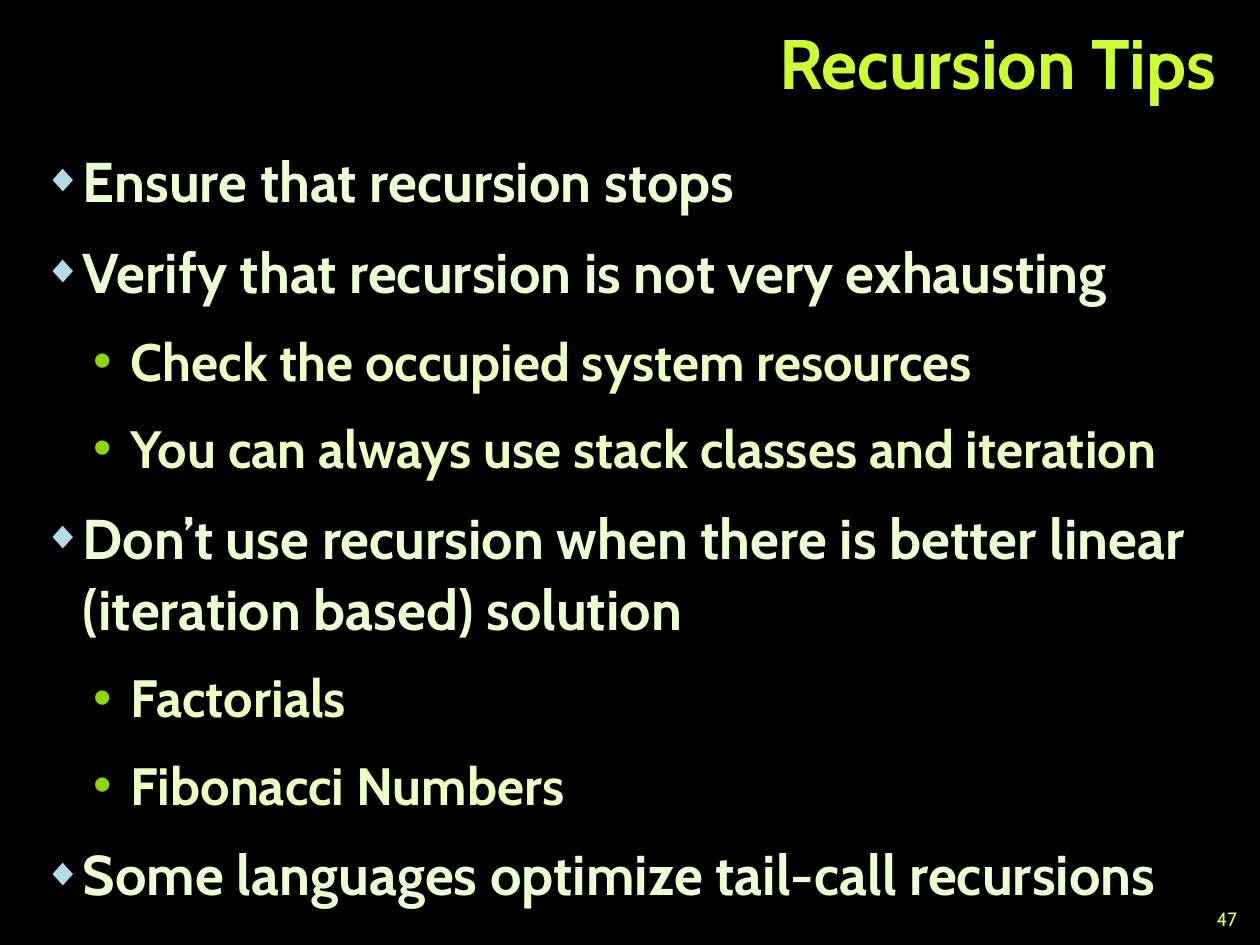
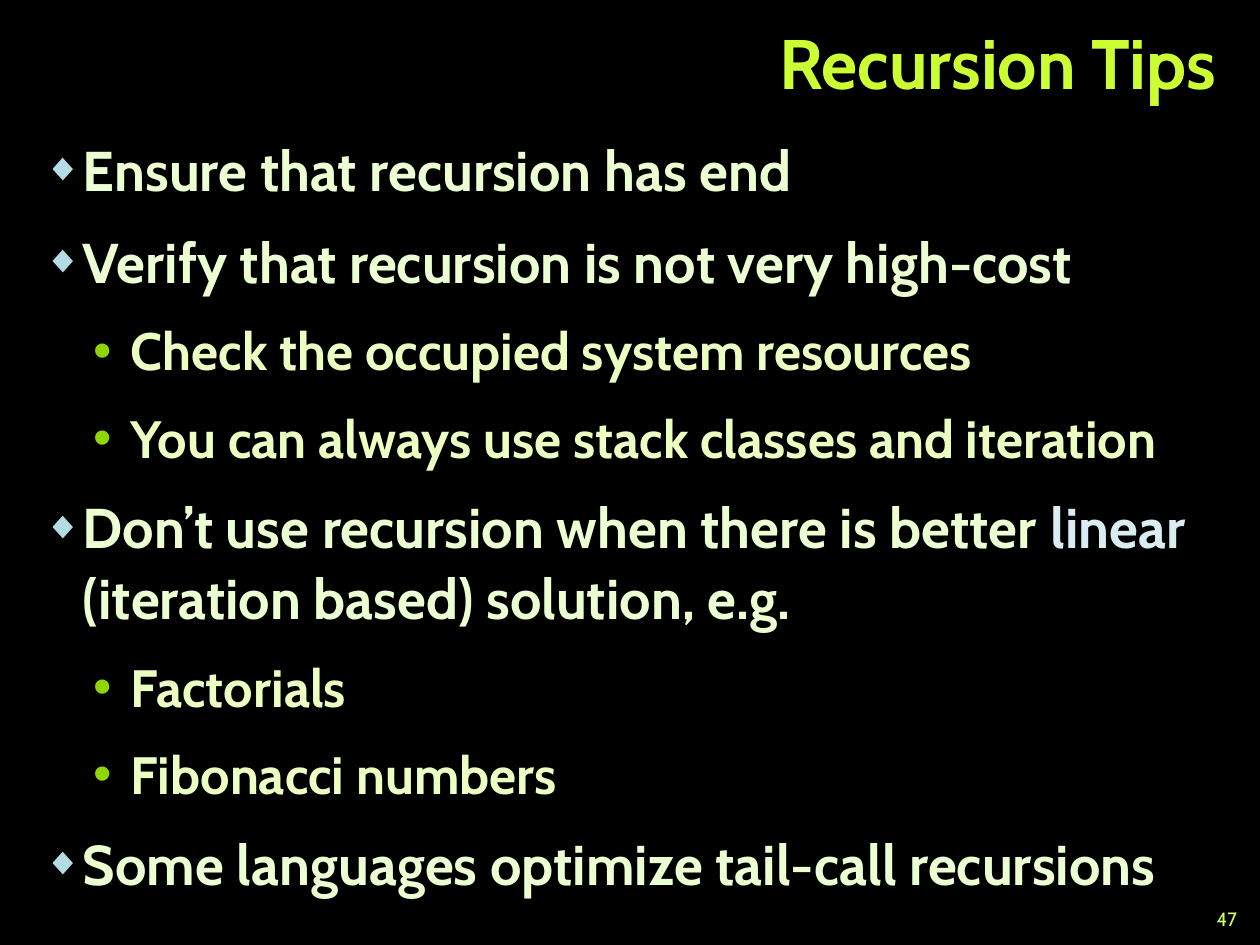
Before and after one commit to NikolayGenov/TelerikAcademy, a slide deck: slide 47 of KPK/Lectures/6. Using Control Structures, Conditional Statements and Loops.pptx. Drawn at 1260x945 pixels with LibreOffice and Linux fonts; fonts in the diff are those of the drawing; background and template pictures are left out. Boxes give left, top, right and bottom in pixels: in the first picture for what was removed or moved away, otherwise in the second. Text is boxed around its words. In the diff, an @@ line names an element or a change of style, - is before the commit and + after.

```diff
--- a/KPK/Lectures/6. Using Control Structures, Conditional Statements and Loops.pptx
+++ b/KPK/Lectures/6. Using Control Structures, Conditional Statements and Loops.pptx
@@ text "Ensure that recursion has end": place and size @@
-text "Ensure that recursion has end" at (83, 160, 1184, 908)
+text "Ensure that recursion has end" at (83, 149, 1186, 897)
@@ text at (83, 149, 1072, 295): text changed @@
-◆ Ensure that recursion stops
-◆ Verify that recursion is not very exhausting
+◆ Ensure that recursion has end
+◆ Verify that recursion is not very high-cost
@@ text at (83, 506, 1186, 631): text changed @@
-◆ Don’t use recursion when there is better linear (iteration based) solution
+◆ Don’t use recursion when there is better linear (iteration based) solution, e.g.
@@ text at (131, 754, 556, 795): text changed @@
-  • Fibonacci Numbers
+  • Fibonacci numbers
```
Also in this commit, not shown: 45 other slides changed, 17 other files.
